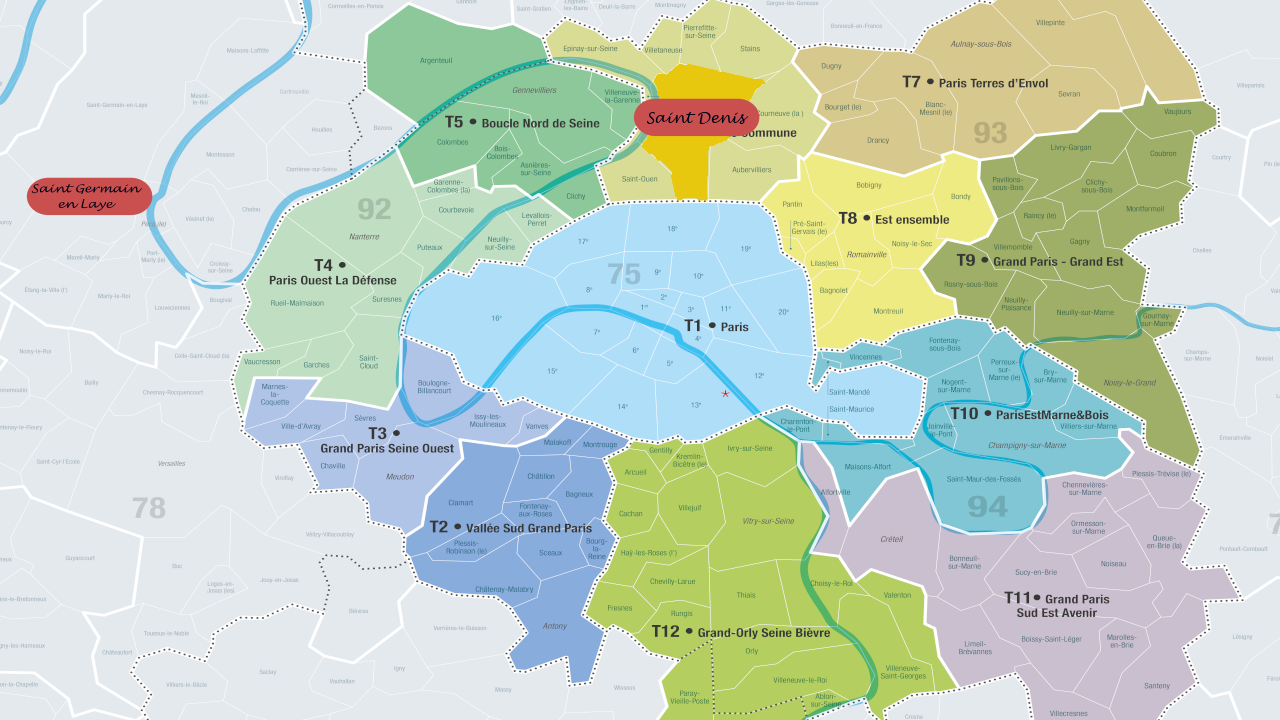
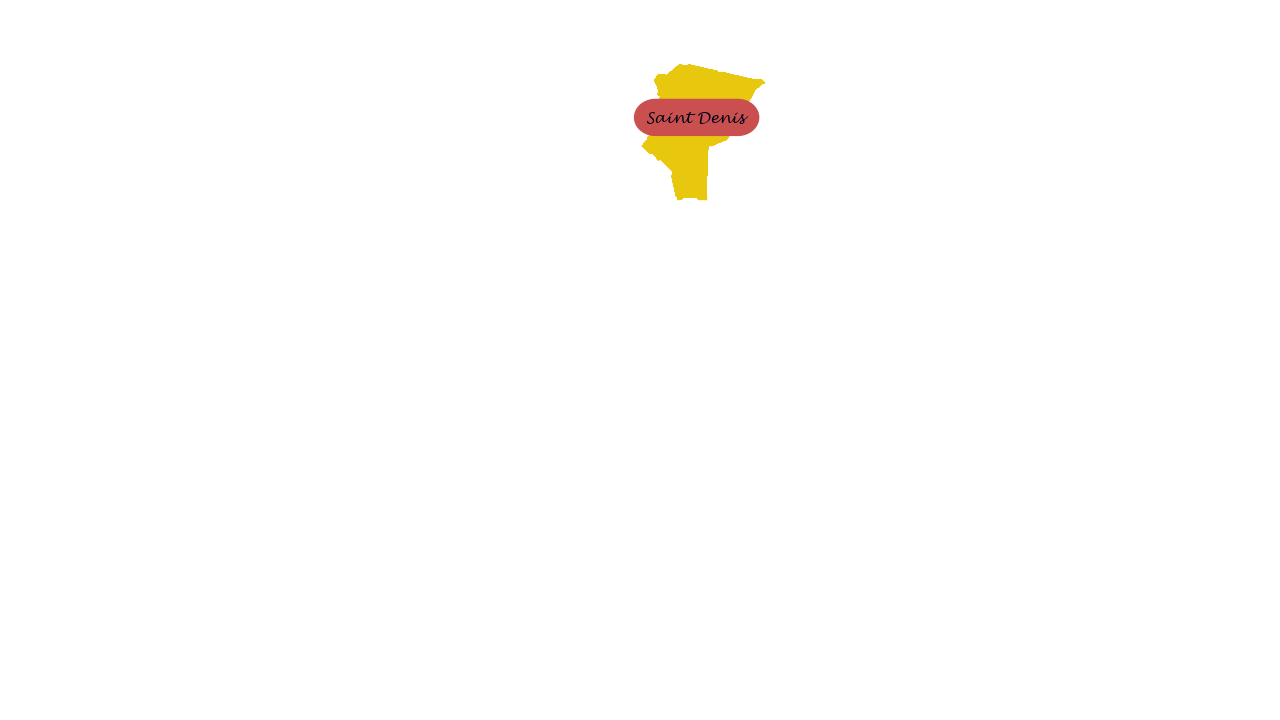
Revision of a layered w=1280, h=720 image; what changed, layer by layer:
hid group "saint germain en laye #1" (2 layers), moved it out of group "hover" over [26, 177, 153, 216]
hid group "communes" (3 layers) over [641, 64, 766, 201]
painted on "fond ville" over [641, 64, 766, 201]
hid "Copie de Calque copié" over [0, 0, 1280, 720]
hid "Calque copié" over [0, 0, 1280, 720]
